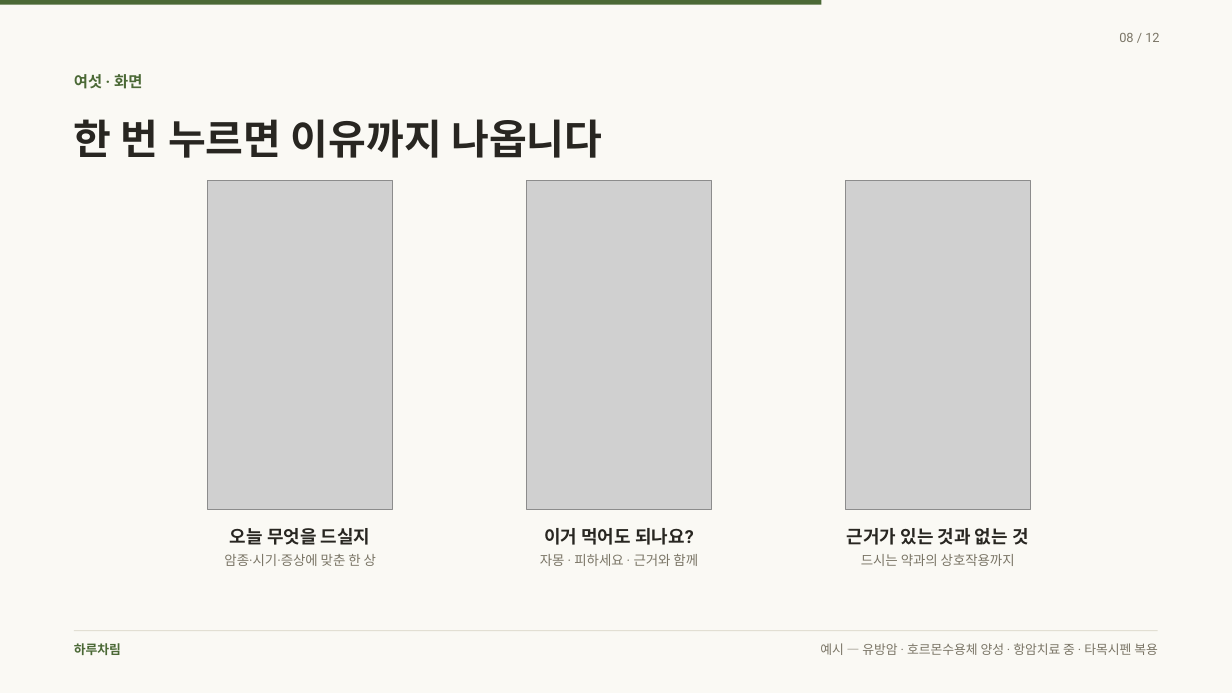
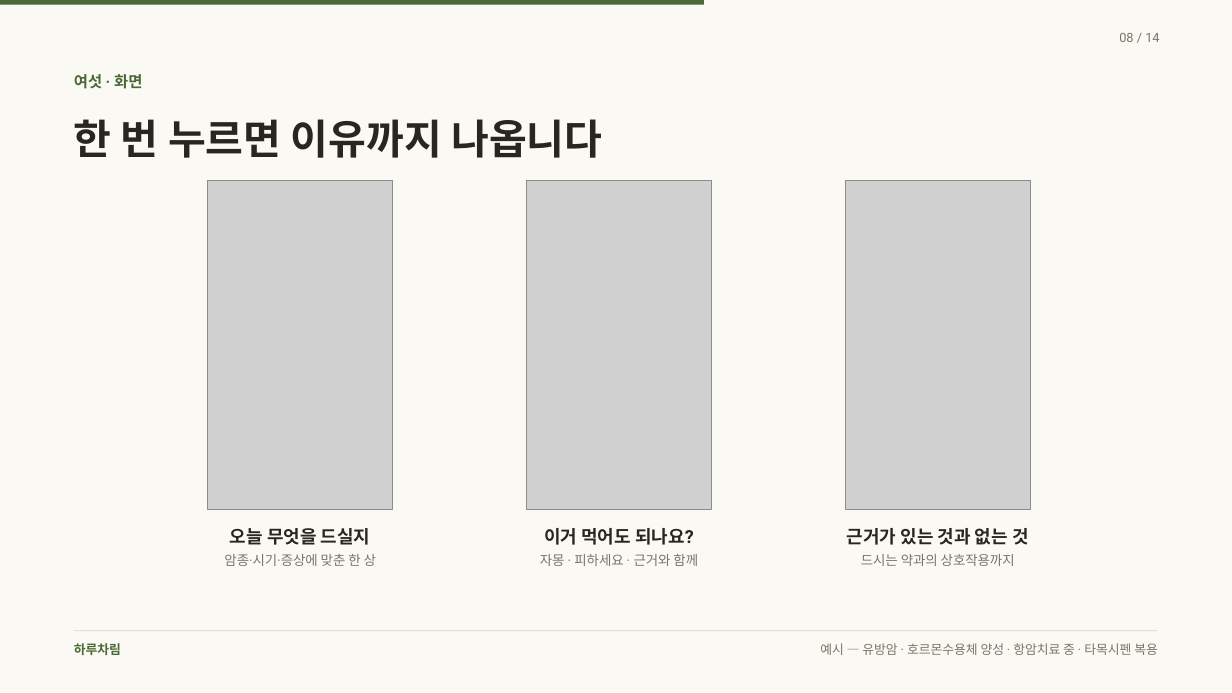
Before and after one commit to rohkwangwon-lang/harucharim-app, a slide deck: slide 8 of docs/홍보/하루차림-발표.pptx. Drawn at 1232x693 pixels with LibreOffice and Linux fonts; fonts in the diff are those of the drawing; grey boxes stand for pictures. Boxes give left, top, right and bottom in pixels: in the first picture for what was removed or moved away, otherwise in the second. Text is boxed around its words. In the diff, an @@ line names an element or a change of style, - is before the commit and + after.

```diff
--- a/docs/홍보/하루차림-발표.pptx
+++ b/docs/홍보/하루차림-발표.pptx
@@ rectangle: place and size @@
-rectangle at bbox=[0, 0, 822, 5]
+rectangle at bbox=[0, 0, 704, 5]
@@ text at bbox=[1119, 33, 1159, 42]: text changed @@
-08 / 12
+08 / 14
```
Also in this commit, not shown: 11 other slides changed, 2 slides added, 16 other files.
